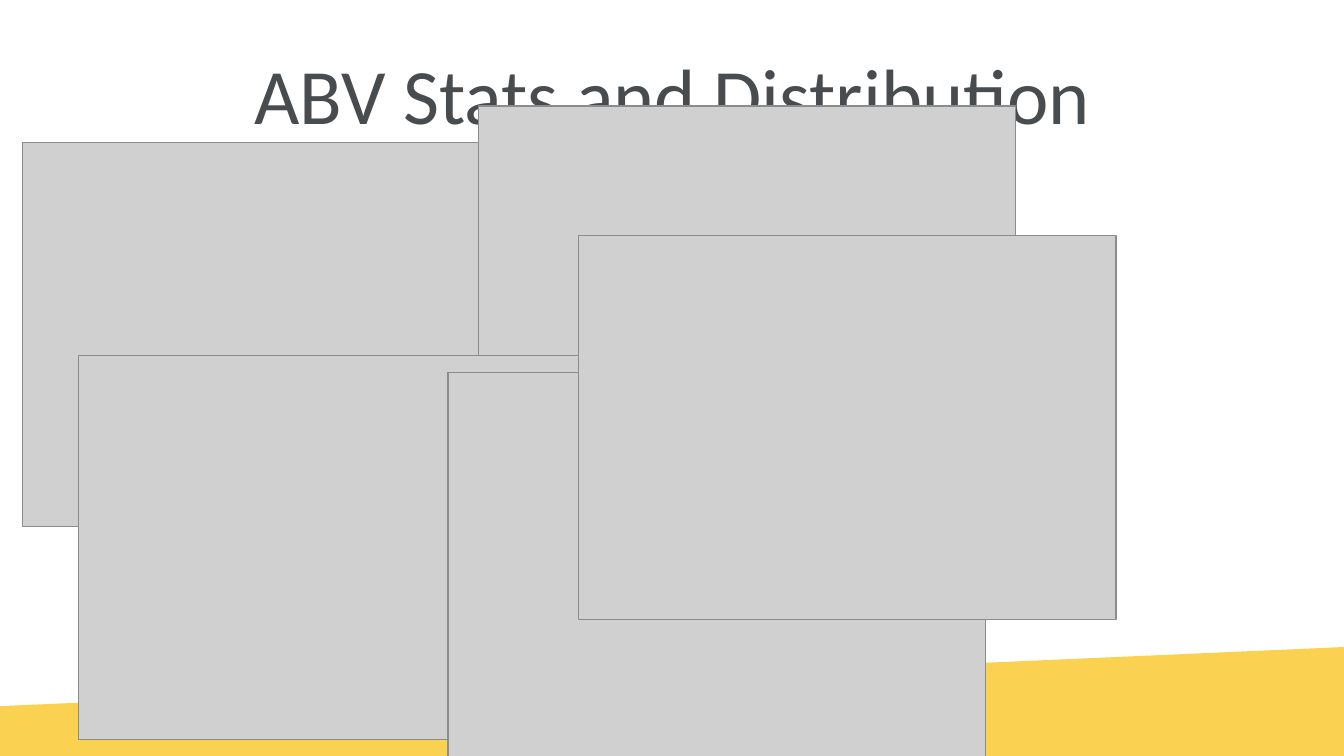
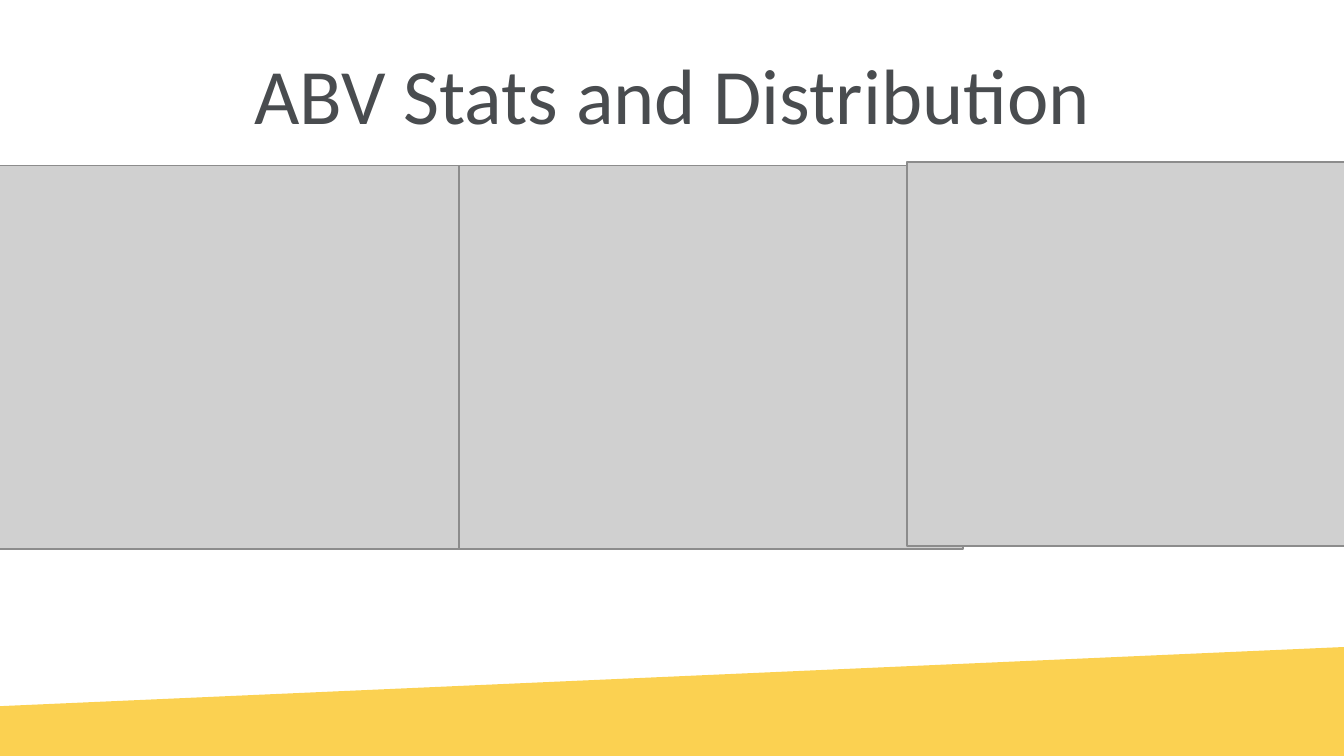
Before and after one commit to tschwebke/DDS6306-Group-Project-1, a slide deck: slide 12 of DS6306 Group Project 1.pptx. Drawn at 1344x756 pixels with LibreOffice and Linux fonts; fonts in the diff are those of the drawing; grey boxes stand for pictures; background and template pictures are left out. Boxes give left, top, right and bottom in pixels: in the first picture for what was removed or moved away, otherwise in the second. Text is boxed around its words. In the diff, an @@ line names an element or a change of style, - is before the commit and + after.

```diff
--- a/DS6306 Group Project 1.pptx
+++ b/DS6306 Group Project 1.pptx
@@ picture: place and size @@
-picture at <box>78,356,616,741</box>
+picture at <box>0,165,460,550</box>
@@ picture: place and size @@
-picture at <box>23,142,560,527</box>
+picture at <box>426,165,964,550</box>
@@ picture: place and size @@
-picture at <box>478,106,1016,491</box>
+picture at <box>907,163,1344,547</box>
@@ picture removed at <box>578,235,1116,620</box> @@
@@ picture removed at <box>448,372,985,756</box> @@
```
Also in this commit, not shown: 7 other slides changed.
